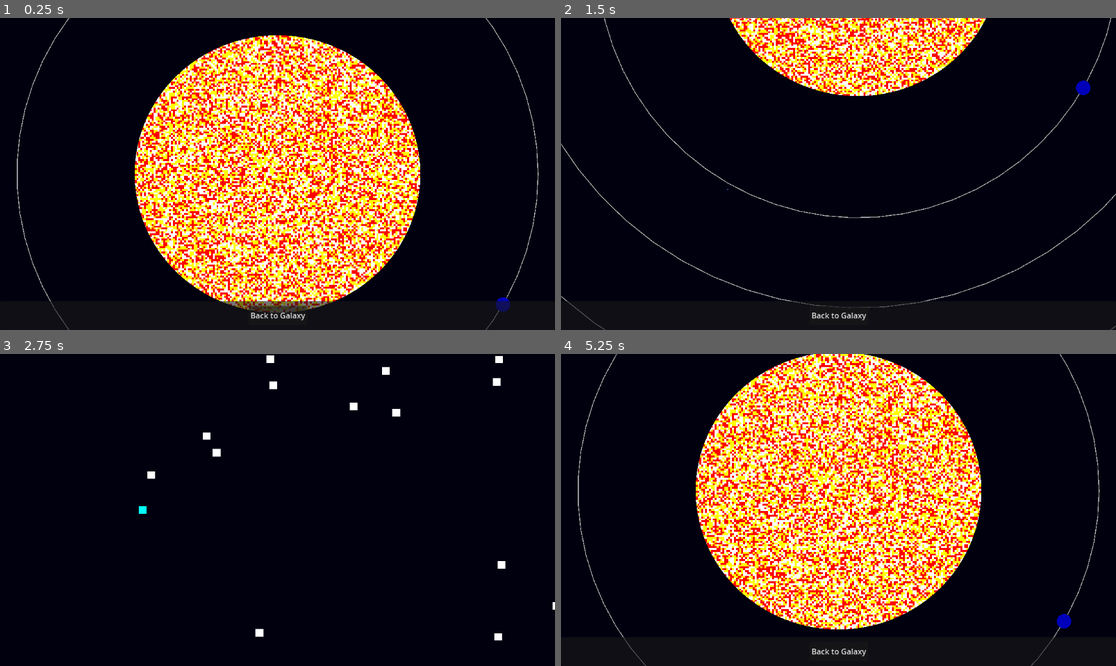
Above: before the commit, frames 1-4 (two rows, left to right).
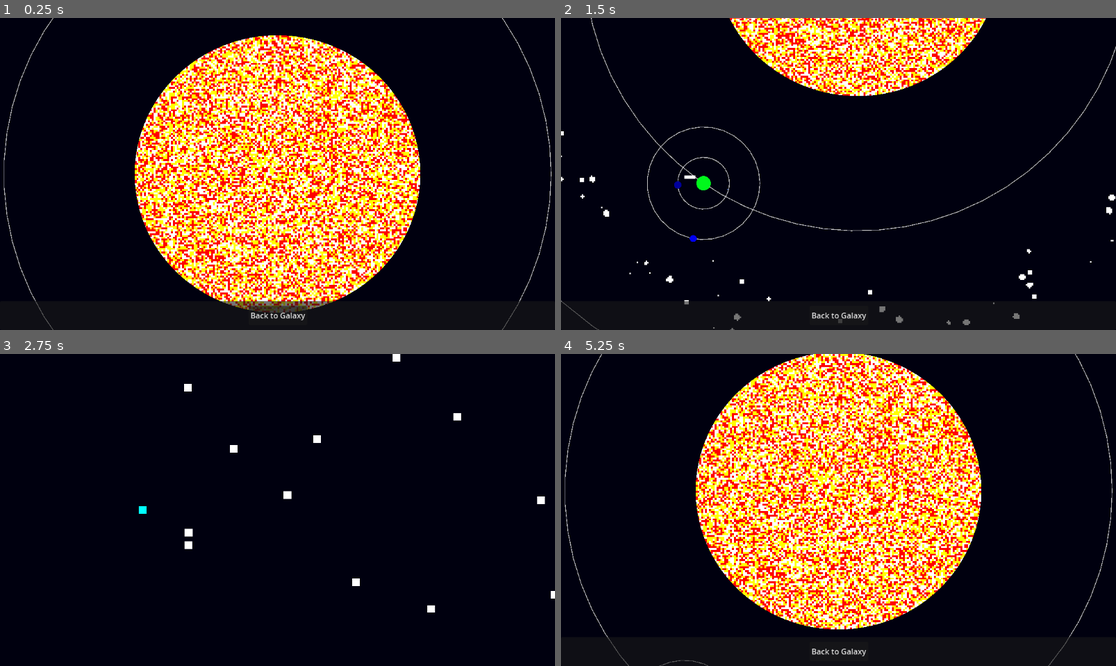
Above: after the commit, the same moments.

Repository: indifferenteye/hegswarm
Game: Godot game, scene res://scenes/galaxy.tscn
Two runs of this game, one before a commit and one after it. Both use one fixed random seed, a clock stepped at 60 frames per second and the inputs below.
Inputs (mouse positions are in pixels of both pictures, inside the frame that each line leads up to):
- Up to frame 1 (0.25 s): no input
- Up to frame 2 (1.5 s): tap Enter at 0.5 s; move the mouse to (960, 158) at 0.52 s; hold S (camera_move_down) 0.53-1.28 s; click (960, 158) at 0.67 s; move the mouse to (727, 189) at 1.27 s; tap A (camera_move_left) at 1.35 s; click (727, 189) at 1.42 s
- Up to frame 3 (2.75 s): tap Space (toggle_star_system) at 2 s; move the mouse to (333, 441) at 2.02 s; hold D (camera_move_right) from 2.03 s (still down); click (333, 441) at 2.17 s
- Up to frame 4 (5.25 s): move the mouse to (705, 510) at 2.77 s; release D (camera_move_right) at 2.78 s; tap W (camera_move_up) at 2.85 s; click (705, 510) at 2.92 s; tap Enter at 3.5 s; move the mouse to (705, 488) at 3.52 s; hold Space (toggle_star_system) 3.53-4.25 s; click (705, 488) at 3.67 s; click "Back to Galaxy" at 4.25 s; tap Space (toggle_star_system) at 5 s; move the mouse to (838, 510) at 5.02 s; tap S (camera_move_down) at 5.1 s; click (838, 510) at 5.17 s

The runs differ from the first frame. In frame 1, 0.9% of the frame differs, in the area x 0-100%, y 0-100%; in frame 2, 2.3%; in frame 3, 0.9%; in frame 4, 1.0%.

Commit message:
Add procedural moon generation

Diff:
--- a/assets/drones/carrier_drone.tscn
+++ b/assets/drones/carrier_drone.tscn
@@ -1,6 +1,6 @@
-[gd_scene load_steps=3 format=3]
+[gd_scene load_steps=3 format=3 uid="uid://bolu5s7f2a1t5"]
 
-[ext_resource type="Script" path="res://scripts/entities/space_drone.gd" id="1"]
+[ext_resource type="Script" uid="uid://cdxla0n8e4wb7" path="res://scripts/entities/space_drone.gd" id="1"]
 
 [sub_resource type="CanvasTexture" id="CanvasTexture_planet"]
 
@@ -14,7 +14,6 @@
 separation_distance = 100.0
 storeable_amount = 5
 storage_capacity = 5.0
-cargo_space = 1.0
 
 [node name="Sprite2D" type="Sprite2D" parent="."]
 scale = Vector2(1.96826, -0.642853)
--- a/scenes/galaxy.tscn
+++ b/scenes/galaxy.tscn
@@ -18,6 +18,7 @@
 arm_count = 3
 twist = 6.0
 arm_spread = 0.8
+seed = 1
 
 [node name="MainCamera" parent="." instance=ExtResource("3_mlxib")]
 
--- a/scripts/world/star_system.gd
+++ b/scripts/world/star_system.gd
@@ -9,6 +9,8 @@
 @export var sun_scene: PackedScene = preload('res://assets/celestials/sun.tscn')
 ## Scene used for planets orbiting the star.
 @export var planet_scene: PackedScene = preload('res://assets/celestials/planet.tscn')
+## Scene used for moons orbiting planets.
+@export var moon_scene: PackedScene = preload('res://assets/celestials/planet.tscn')
 ## Scene used for asteroid belts that may appear instead of planets.
 @export var asteroid_belt_scene: PackedScene = preload('res://assets/celestials/asteroid_belt.tscn')
 ## Chance that an orbit will contain an asteroid belt instead of a planet.
@@ -21,11 +23,18 @@
 @export var max_planets: int = 5
 ## Spacing between each planet's orbit.
 @export var orbit_step: float = 80.0
+## Minimum number of moons per planet.
+@export var min_moons: int = 0
+## Maximum number of moons per planet.
+@export var max_moons: int = 3
+## Spacing between each moon's orbit.
+@export var moon_orbit_step: float = 40.0
 
 var rng: RandomNumberGenerator = RandomNumberGenerator.new()
 var generator: StarSystemGenerator = StarSystemGenerator.new()
 var planets: Array = []
 var orbit_radii: Array = []
+var moon_orbits: Array = []
 var sun: Node2D
 var drone_manager: StarSystemDroneManager
 
@@ -68,6 +77,7 @@
         push_warning('planet_scene is not set')
         return
     orbit_radii.clear()
+    moon_orbits.clear()
     var offsets := generator.generate_planet_offsets(min_planets, max_planets, orbit_step, rng, 1.5)
     for offset in offsets:
         var is_belt := asteroid_belt_scene != null and rng.randf() < asteroid_belt_chance
@@ -91,7 +101,29 @@
                 Globals.belt_asteroid_count[key] = body.asteroid_count
         add_child(body)
         planets.append(body)
+        if not is_belt:
+            _spawn_moons(body)
     queue_redraw()
+
+func _spawn_moons(planet: Node2D) -> void:
+    if moon_scene == null:
+        return
+    var count := rng.randi_range(min_moons, max_moons)
+    for i in range(count):
+        var moon: Node2D = moon_scene.instantiate()
+        var radius := moon_orbit_step * (i + 1) + rng.randf_range(-moon_orbit_step * 0.25, moon_orbit_step * 0.25)
+        var angle := rng.randf_range(0.0, TAU)
+        moon.position = planet.position + Vector2(cos(angle), sin(angle)) * radius
+        moon.scale *= rng.randf_range(0.3, 0.7)
+        if "seed" in moon:
+            moon.seed = rng.randi()
+        if "water" in moon:
+            moon.water = rng.randf()
+        if "plants" in moon:
+            moon.plants = rng.randf()
+        add_child(moon)
+        planets.append(moon)
+        moon_orbits.append({"center": planet.position, "radius": radius})
 
 
 func _draw() -> void:
@@ -99,6 +131,8 @@
         return
     for radius in orbit_radii:
         draw_arc(sun.position, radius, 0.0, TAU, 64, orbit_color, orbit_width)
+    for m in moon_orbits:
+        draw_arc(m["center"], m["radius"], 0.0, TAU, 32, orbit_color, orbit_width)
     if selecting:
         var rect := Rect2(to_local(select_start), select_rect.size)
         draw_rect(rect, Color(0.4, 0.6, 1.0, 0.15), true)
Not shown, added: scripts/utils/belt_offline_progress.gd.uid
